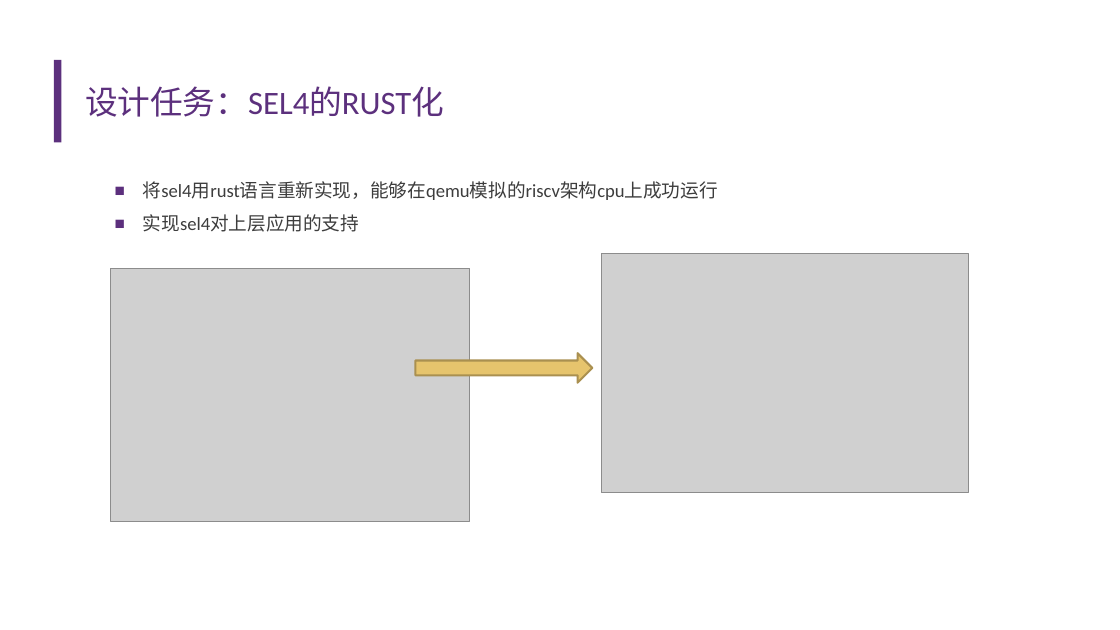
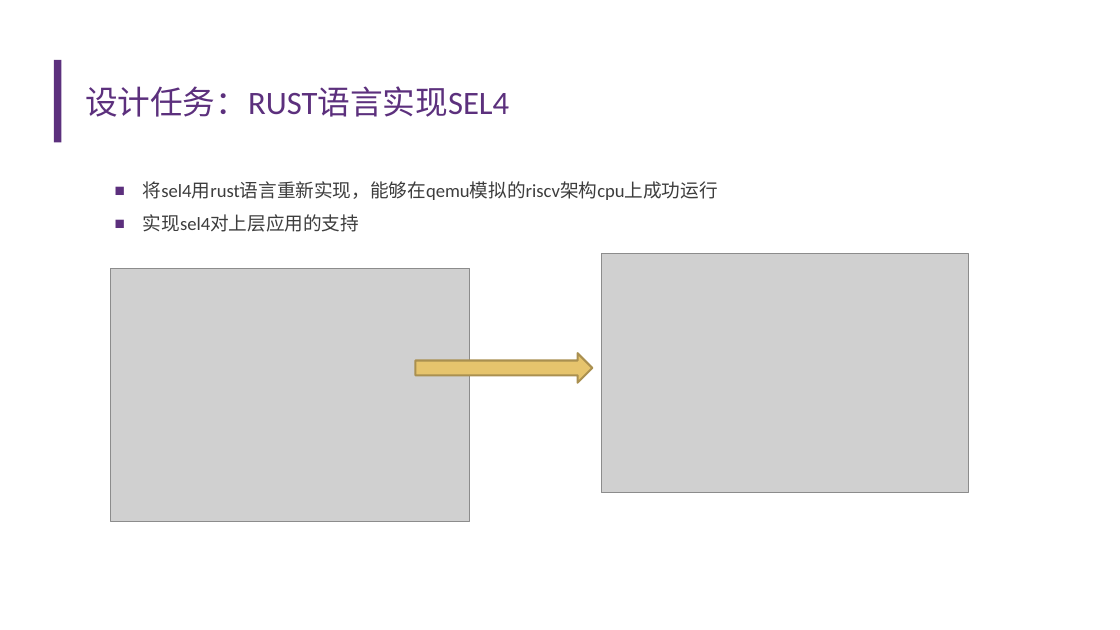
Before and after one commit to llh730/seL4-rust-implement, a slide deck: slide 7 of record/开题报告——李龙昊.pptx. Drawn at 1120x630 pixels with LibreOffice and Linux fonts; fonts in the diff are those of the drawing; grey boxes stand for pictures; background and template pictures are left out. Boxes give left, top, right and bottom in pixels: in the first picture for what was removed or moved away, otherwise in the second. Text is boxed around its words. In the diff, an @@ line names an element or a change of style, - is before the commit and + after.

```diff
--- a/record/开题报告——李龙昊.pptx
+++ b/record/开题报告——李龙昊.pptx
@@ title at [85, 86, 509, 117]: text changed @@
-设计任务：SEL4的RUST化
+设计任务：RUST语言实现SEL4
```
Also in this commit, not shown: 7 other slides changed, 1 other file.
